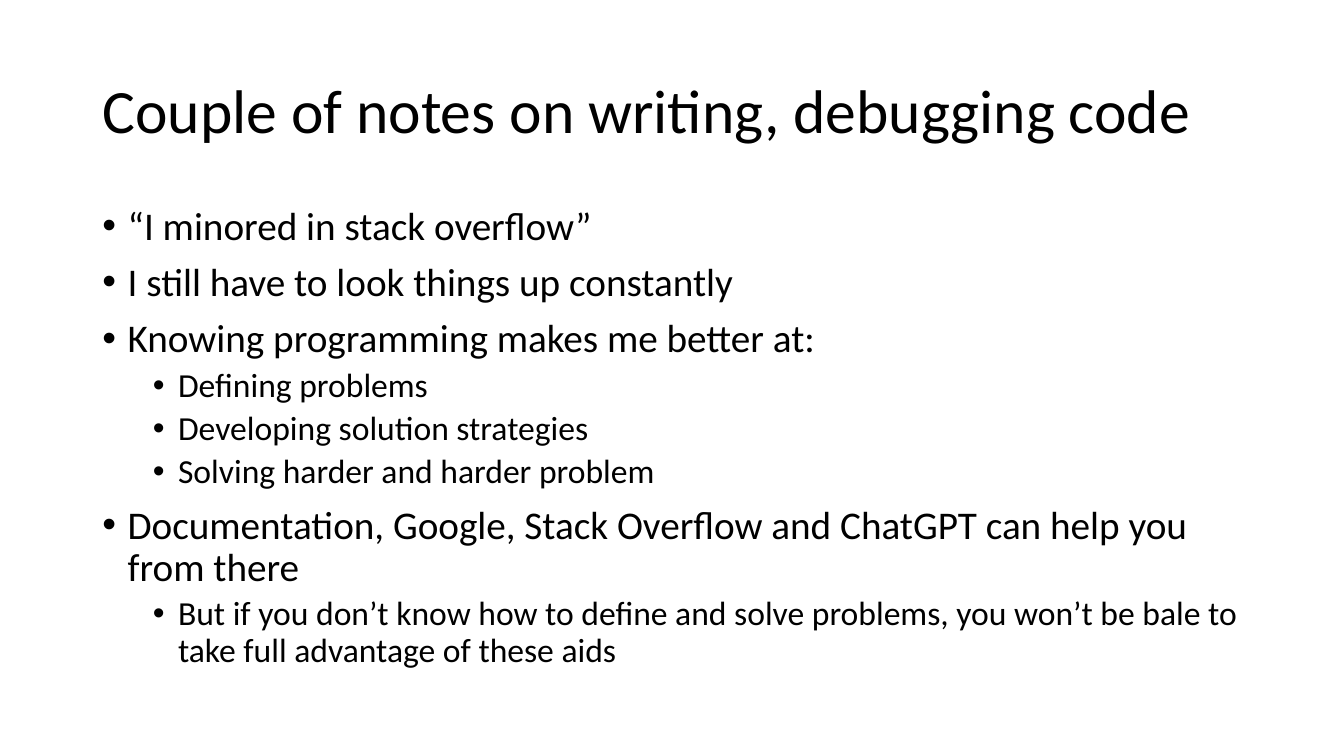
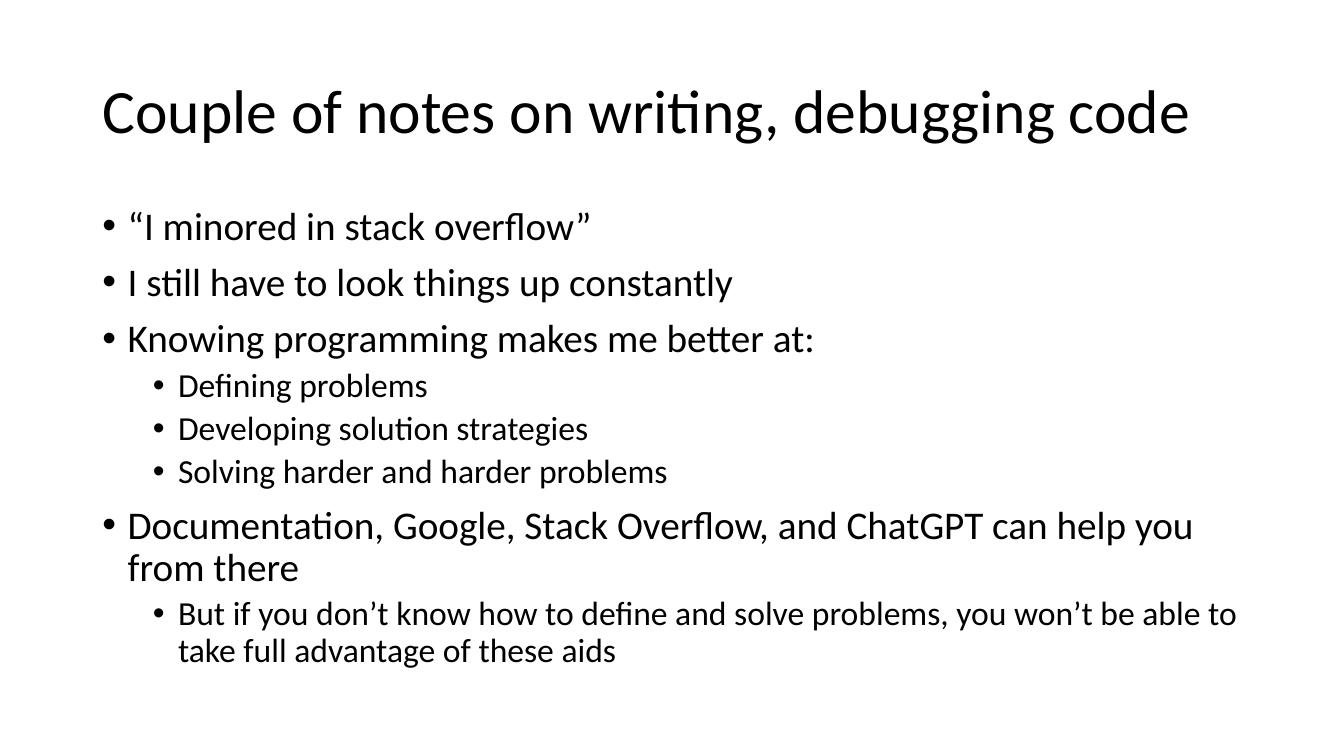
Before and after one commit to a5creel/intro_to_programming, a slide deck: slide 21 of lecture_material/1_think_like_computer.pptx. Drawn at 1344x756 pixels with LibreOffice and Linux fonts; fonts in the diff are those of the drawing. Boxes give left, top, right and bottom in pixels: in the first picture for what was removed or moved away, otherwise in the second. Text is boxed around its words. In the diff, an @@ line names an element or a change of style, - is before the commit and + after.

Commit message:
lecture 3

```diff
--- a/lecture_material/1_think_like_computer.pptx
+++ b/lecture_material/1_think_like_computer.pptx
@@ text at (128, 459, 1237, 668): text changed @@
-  • Solving harder and harder problem
-• Documentation, Google, Stack Overflow and ChatGPT can help you from there
-  • But if you don’t know how to define and solve problems, you won’t be bale to take full advantage of these aids
+  • Solving harder and harder problems
+• Documentation, Google, Stack Overflow, and ChatGPT can help you from there
+  • But if you don’t know how to define and solve problems, you won’t be able to take full advantage of these aids
```
Also in this commit, not shown: 4 other slides changed, 6 other files.
